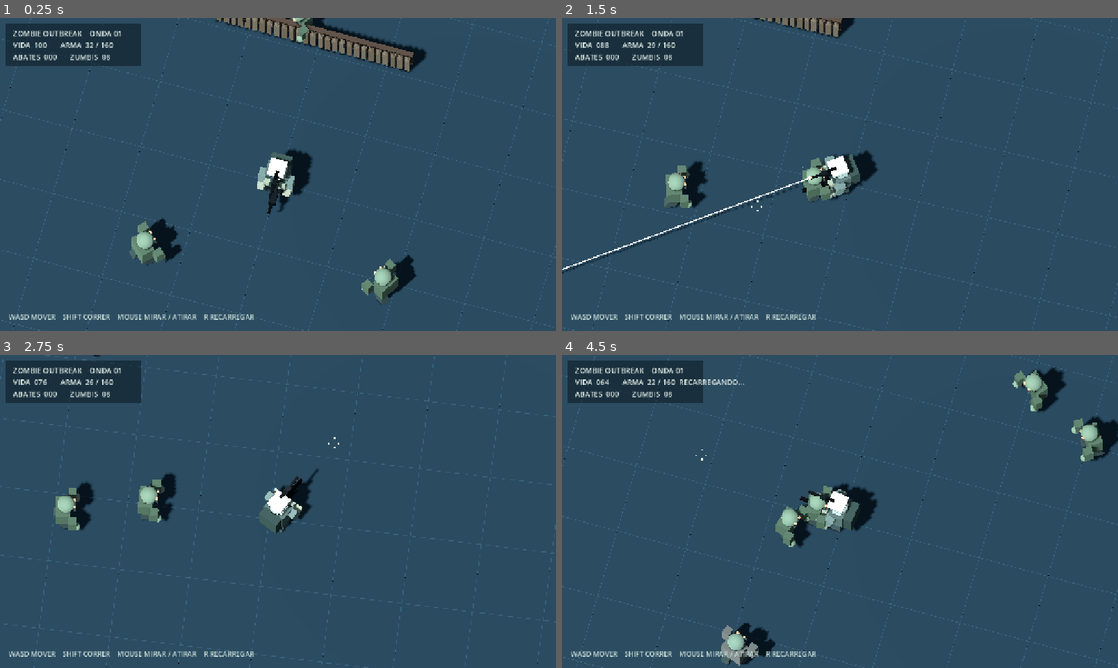
Above: before the commit, frames 1-4 (two rows, left to right).
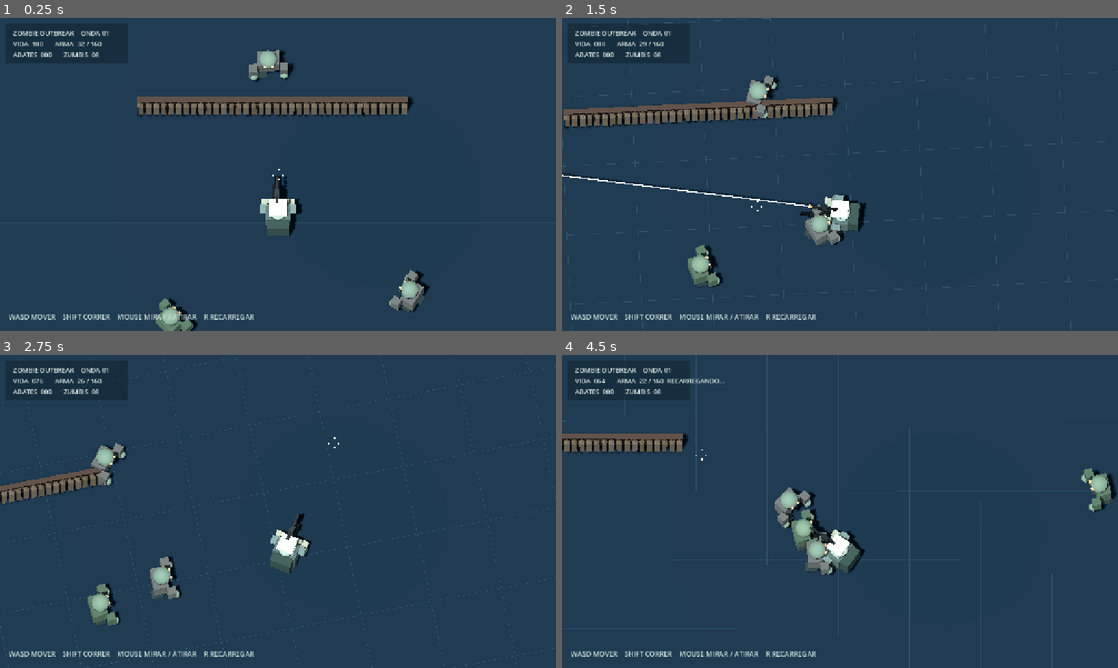
Above: after the commit, the same moments.

Repository: lulualcides-sys/Zumbi
Game: Godot game, scene res://scenes/Main.tscn
Same seed, same stepped clock (60 frames per second), same inputs: the game is played once before the commit and once after it.
Inputs (mouse positions are in pixels of both pictures, inside the frame that each line leads up to):
- Up to frame 1 (0.25 s): no input
- Up to frame 2 (1.5 s): tap Enter at 0.5 s; move the mouse to (962, 158) at 0.52 s; hold D 0.53-1.25 s; hold Enter 0.53-1.25 s; click (962, 158) at 0.67 s; drag from (728, 190) to (812, 237) at 1.27 s
- Up to frame 3 (2.75 s): move the mouse to (333, 442) at 2.02 s; hold D from 2.03 s (still down); hold Shift from 2.03 s (still down); click (333, 442) at 2.17 s
- Up to frame 4 (4.5 s): release D at 2.75 s; release Shift at 2.75 s; drag from (812, 574) to (673, 464) at 2.77 s; move the mouse to (1006, 558) at 3.52 s; hold A 3.53-4.25 s; hold R 3.53-4.25 s; click (1006, 558) at 3.67 s; drag from (673, 464) to (756, 433) at 4.27 s

The runs differ from the first frame. In frame 1, 12% of the frame differs, in the area x 0-100%, y 0-100%; in frame 2, 10%; in frame 3, 7.8%; in frame 4, 10%.

Commit message:
art(camera): match source top-down dark arena; frame full fence and correct rifle direction on first launch

Diff:
--- a/scripts/Main.gd
+++ b/scripts/Main.gd
@@ -15,7 +15,8 @@
 const MAX_ENEMIES := 14
 const WORLD_LIMIT := 17.0
 const MOBILE_AUTO_RANGE := 14.0
-const CAMERA_OFFSET := Vector3(1.8, 20.5, 6.4)
+const CAMERA_OFFSET := Vector3(0.0, 20.5, 5.0)
+const CAMERA_LOOK_AHEAD := Vector3(0.0, 0.0, -1.20)
 
 var rng := RandomNumberGenerator.new()
 var player: CharacterBody3D
@@ -32,6 +33,7 @@
 var destructibles: Dictionary = {}
 var pickups: Array[Node3D] = []
 var aim_direction := Vector3.FORWARD
+var has_player_aim_input := false
 var ammo := MAG_SIZE
 var reserve_ammo := 160
 var hp := 100
@@ -64,16 +66,16 @@
     var world := WorldEnvironment.new()
     var env := Environment.new()
     env.background_mode = Environment.BG_COLOR
-    env.background_color = Color("#16262e")
+    env.background_color = Color("#101c26")
     env.ambient_light_source = Environment.AMBIENT_SOURCE_COLOR
-    env.ambient_light_color = Color("#849eab")
-    env.ambient_light_energy = 0.54
+    env.ambient_light_color = Color("#8798a4")
+    env.ambient_light_energy = 0.48
     world.environment = env
     add_child(world)
     var moon := DirectionalLight3D.new()
-    moon.rotation_degrees = Vector3(-57, -31, 0)
+    moon.rotation_degrees = Vector3(-73, -31, 0)
     moon.light_color = Color("#d5e7ee")
-    moon.light_energy = 1.20
+    moon.light_energy = 1.08
     moon.shadow_enabled = true
     add_child(moon)
 
@@ -140,10 +142,10 @@
 func _level() -> void:
     # Reference-first staging yard: dark desaturated blue, faint grid,
     # sparse obstacles. Remove the neon road paint and blue cartoon barrels.
-    var ground := _solid_box(Vector3(0, -0.36, 0), Vector3(40, 0.72, 40), Color("#263944"))
+    var ground := _solid_box(Vector3(0, -0.36, 0), Vector3(40, 0.72, 40), Color("#1a2d3b"))
     var ground_visual: MeshInstance3D = ground.get_child(1) as MeshInstance3D
     var ground_mat := StandardMaterial3D.new()
-    ground_mat.albedo_color = Color("#233642")
+    ground_mat.albedo_color = Color("#182b39")
     ground_mat.roughness = 0.94
     ground_visual.material_override = ground_mat
 
@@ -151,12 +153,12 @@
     # These lines have no collider and cannot block the player or bullets.
     for i in range(-10, 11):
         var x := float(i) * 2.0
-        _visual_box(self, Vector3(x, 0.018, 0.0), Vector3(0.014, 0.009, 39.0), Color("#2d4655"))
-        _visual_box(self, Vector3(0.0, 0.019, x), Vector3(39.0, 0.009, 0.014), Color("#2d4655"))
+        _visual_box(self, Vector3(x, 0.018, 0.0), Vector3(0.011, 0.009, 39.0), Color("#22394a"))
+        _visual_box(self, Vector3(0.0, 0.019, x), Vector3(39.0, 0.009, 0.011), Color("#22394a"))
 
     # One readable destructible wooden fence is enough for the initial view.
-    for i in range(3):
-        _fence_segment(Vector3(-2.05 + float(i) * 1.90, 0.60, -4.20))
+    for i in range(4):
+        _fence_segment(Vector3(-3.00 + float(i) * 1.90, 0.60, -3.15))
     # Secondary props occupy the far edges so the character remains focal.
     _solid_box(Vector3(-10.8, 0.56, -9.0), Vector3(2.3, 1.12, 1.4), Color("#51616a"), 6)
     _solid_box(Vector3(10.2, 0.45, 7.6), Vector3(1.0, 0.90, 1.1), Color("#4d5a5a"), 4)
@@ -174,6 +176,8 @@
     player = CharacterBody3D.new()
     player.name = "Survivor"
     player.position = Vector3(0, 0.88, 0)
+    # Reference opens with the rifle pointing at the fence, not downscreen.
+    player.rotation.y = PI
     add_child(player)
     player_rig = Models.survivor(player)
     player_art = Artwork.attach_character(player, player_rig, "survivor")
@@ -189,21 +193,21 @@
     camera.far = 110.0
     camera.current = true
     add_child(camera)
-    camera.global_position = player.global_position + CAMERA_OFFSET
-    camera.look_at(player.global_position)
+    camera.global_position = player.global_position + CAMERA_OFFSET + CAMERA_LOOK_AHEAD
+    camera.look_at(player.global_position + CAMERA_LOOK_AHEAD)
 
 func _create_ui() -> void:
     var layer := CanvasLayer.new()
     add_child(layer)
     var panel := ColorRect.new()
-    panel.color = Color(0.035, 0.09, 0.12, 0.54)
+    panel.color = Color(0.035, 0.09, 0.12, 0.38)
     panel.position = Vector2(14, 14)
-    panel.size = Vector2(310, 97)
+    panel.size = Vector2(280, 91)
     layer.add_child(panel)
     hud = Label.new()
     hud.position = Vector2(30, 23)
     hud.add_theme_color_override("font_color", Color("#e3efe9"))
-    hud.add_theme_font_size_override("font_size", 17)
+    hud.add_theme_font_size_override("font_size", 15)
     layer.add_child(hud)
     footer = Label.new()
     footer.anchor_top = 1.0
@@ -246,6 +250,8 @@
         reticle.visible = true
 
 func _input(event: InputEvent) -> void:
+    if (event is InputEventMouseMotion or event is InputEventMouseButton) and not _mobile_enabled():
+        has_player_aim_input = true
     if hp <= 0 and _mobile_enabled() and event is InputEventScreenTouch and event.pressed:
         get_tree().reload_current_scene()
 
@@ -266,7 +272,7 @@
             _finish_reload()
     _move_player(delta)
     _update_camera(delta)
-    if not _mobile_enabled():
+    if not _mobile_enabled() and has_player_aim_input:
         _aim_at_mouse()
     _animate_survivor(delta)
     _move_zombies(delta)
@@ -322,9 +328,9 @@
 
 func _update_camera(delta: float) -> void:
     # Camera independente da rotacao do soldado; trava a mesma inclinacao do video.
-    var location := player.global_position + CAMERA_OFFSET
+    var location := player.global_position + CAMERA_OFFSET + CAMERA_LOOK_AHEAD
     camera.global_position = camera.global_position.lerp(location, minf(1.0, delta * 7.0))
-    camera.look_at(player.global_position)
+    camera.look_at(player.global_position + CAMERA_LOOK_AHEAD)
 
 func _aim_at_mouse() -> void:
     var origin := camera.project_ray_origin(get_viewport().get_mouse_position())
